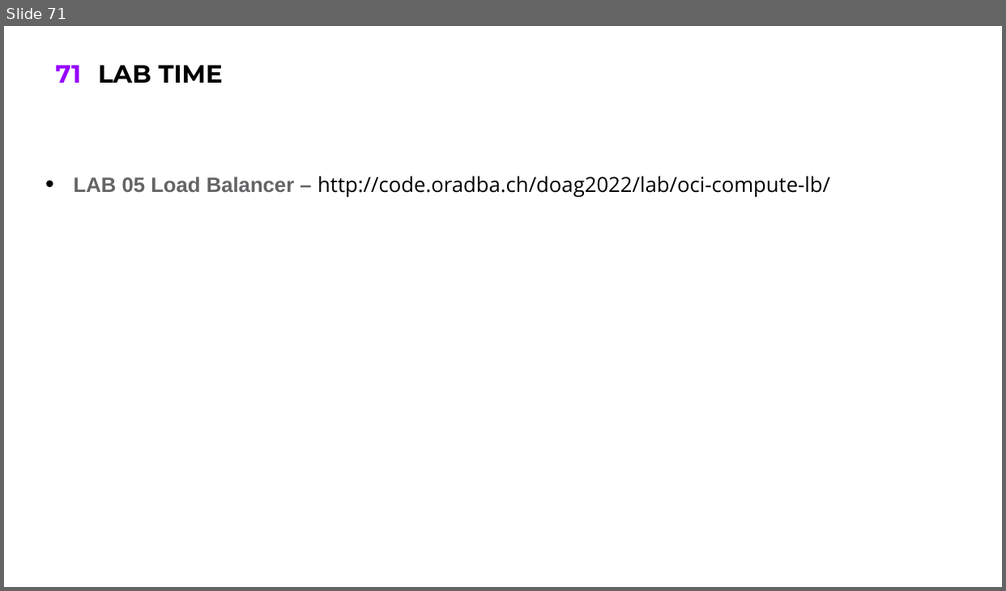
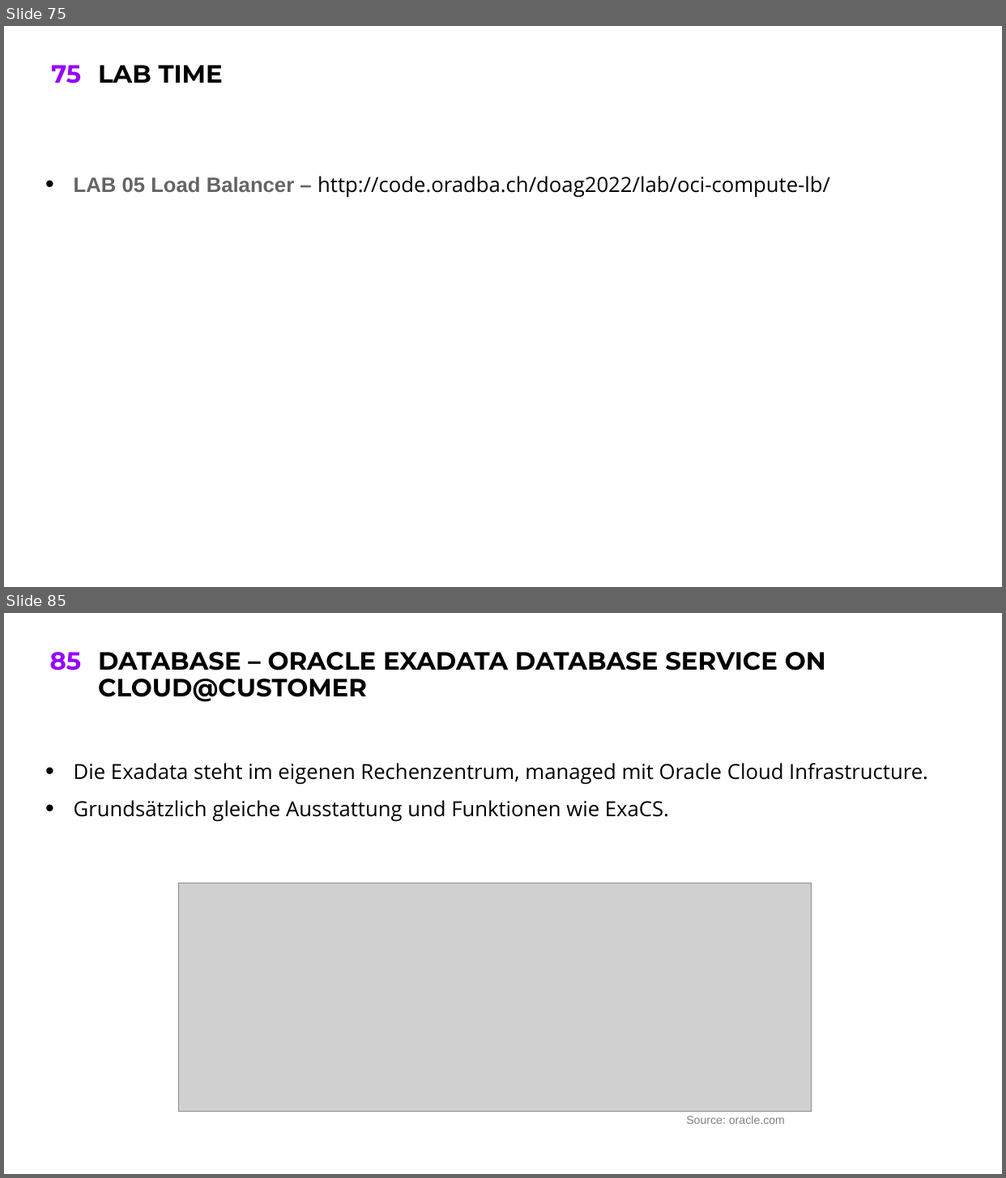
Before and after one commit to oehrlis/doag2022, a slide deck: ppt/02_OCI-Walkthrough.pptx. Shown one above the other, each under a label of ours: slide 71 before the commit, slides 75 and 85 after it; the slides between them are not shown. The pictures are 1006x591 and 1006x1178 pixels, drawn with LibreOffice and Linux fonts; fonts in the diff are those of the drawing; grey boxes stand for pictures; background and template pictures are left out. Boxes give left, top, right and bottom in pixels: in the first picture for what was removed or moved away, otherwise in the second. Text is boxed around its words. In the diff, an @@ line names an element or a change of style, - is before the commit and + after.

```diff
--- a/ppt/02_OCI-Walkthrough.pptx
+++ b/ppt/02_OCI-Walkthrough.pptx
@@ slide 85 added at bbox=[4, 613, 1002, 1174], background #FFFFFF; not listed: 1 template element that a slide beside it also shows @@
@@ title added at bbox=[98, 652, 826, 702], 24 pt, text #000000, bold @@
+DATABASE – ORACLE EXADATA DATABASE SERVICE ON CLOUD@CUSTOMER
@@ text added at bbox=[74, 763, 928, 822], 20 pt, text #000000 @@
+• Die Exadata steht im eigenen Rechenzentrum, managed mit Oracle Cloud Infrastructure.
+• Grundsätzlich gleiche Ausstattung und Funktionen wie ExaCS.
@@ picture added at bbox=[178, 884, 811, 1112] @@
@@ text added at bbox=[711, 1033, 811, 1047], 11 pt, text #808080 @@
+Source: oracle.com
@@ text added at bbox=[686, 1116, 785, 1124], 11 pt, text #808080 @@
+Source: oracle.com
@@ what was slide 71 is now slide 75 @@
@@ page number at bbox=[51, 65, 81, 84]: text changed @@
-71
+75
```
Also in this commit, not shown: 14 other slides added.
